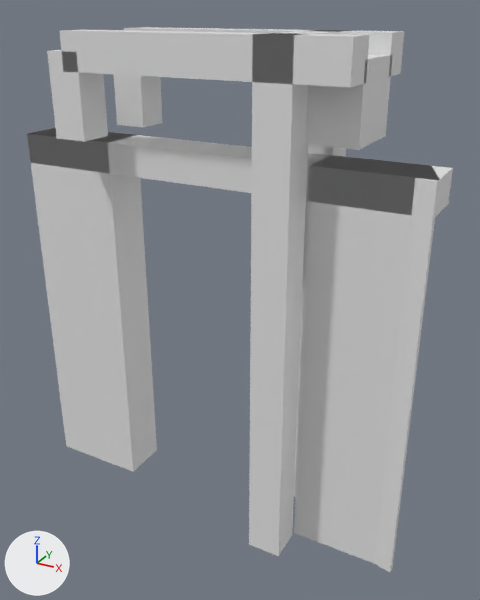
The glTF model models/alblasserdam/alblasserdam-brug-48153518/alblasserdam-brug-48153518.glb as it was, and as the next commit left it.
Rendered twice from a camera (50 mm lens) standing at (8.53, -14.2, 3.6) and looking at (0.59, 0.24, -3.61). Lighting does not change. The marker at lower left points along +X, +Y and +Z. The first picture is the older version.

Names of what the first picture shows: 'building:balans', 'building:balans 2', 'building:contragewicht', 'building:hamei', 'building:hamei 2', 'building:hangstang', 'building:hangstang 2', 'building:portaal', 'road:dek', 'road:landhoofd (aangenomen)', 'road:landhoofd (aangenomen) 2'.
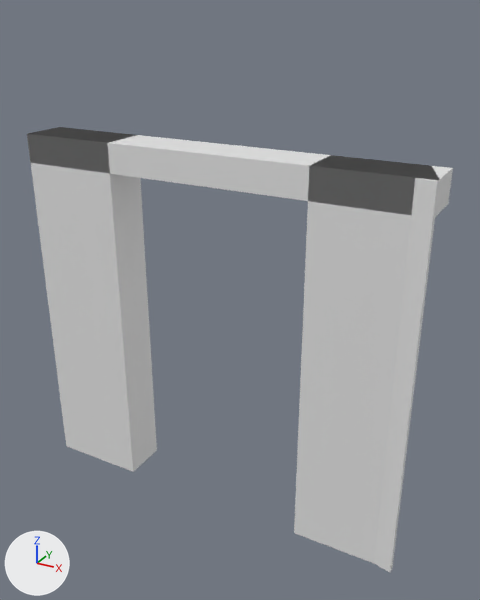
Pixel boxes [x1, y1, x2, y2] of what changed, in the pictures (480 x 600 px):
'building:hamei 2', deleted
    before: [249, 33, 308, 556]
'building:balans 2', deleted
    before: [60, 30, 370, 87]
'building:contragewicht', deleted
    before: [305, 54, 393, 150]
'building:hangstang 2', deleted
    before: [47, 50, 108, 142]
'building:hangstang', deleted
    before: [114, 74, 162, 127]
'building:balans', deleted
    before: [124, 27, 404, 76]
'building:hamei', deleted
    before: [294, 30, 348, 497]
'building:portaal', deleted
    before: [267, 31, 342, 34]

Diff of the bpy script that builds the scene:
```diff
--- a/models/alblasserdam/alblasserdam-brug-48153518/alblasserdam-brug-48153518.glb.py
+++ b/models/alblasserdam/alblasserdam-brug-48153518/alblasserdam-brug-48153518.glb.py
@@ ob_building_hamei @@
-ob_building_hamei = bpy.data.objects.new('building:hamei', me_hamei)
-ob_building_hamei.location = (0.0, 0.0, 0.0)
@@ ob_building_hamei_2 @@
-ob_building_hamei_2 = bpy.data.objects.new('building:hamei 2', me_hamei_2)
-ob_building_hamei_2.location = (0.0, 0.0, 0.0)
@@ ob_building_portaal @@
-ob_building_portaal = bpy.data.objects.new('building:portaal', me_portaal)
-ob_building_portaal.location = (0.0, 0.0, 0.0)
@@ ob_building_balans @@
-ob_building_balans = bpy.data.objects.new('building:balans', me_balans)
-ob_building_balans.location = (0.0, 0.0, 0.0)
@@ ob_building_hangstang @@
-ob_building_hangstang = bpy.data.objects.new('building:hangstang', me_hangstang)
-ob_building_hangstang.location = (0.0, 0.0, 0.0)
@@ ob_building_balans_2 @@
-ob_building_balans_2 = bpy.data.objects.new('building:balans 2', me_balans_2)
-ob_building_balans_2.location = (0.0, 0.0, 0.0)
@@ ob_building_hangstang_2 @@
-ob_building_hangstang_2 = bpy.data.objects.new('building:hangstang 2', me_hangstang_2)
-ob_building_hangstang_2.location = (0.0, 0.0, 0.0)
@@ ob_building_contragewicht @@
-ob_building_contragewicht = bpy.data.objects.new('building:contragewicht', me_contragewicht)
-ob_building_contragewicht.location = (0.0, 0.0, 0.0)
```
